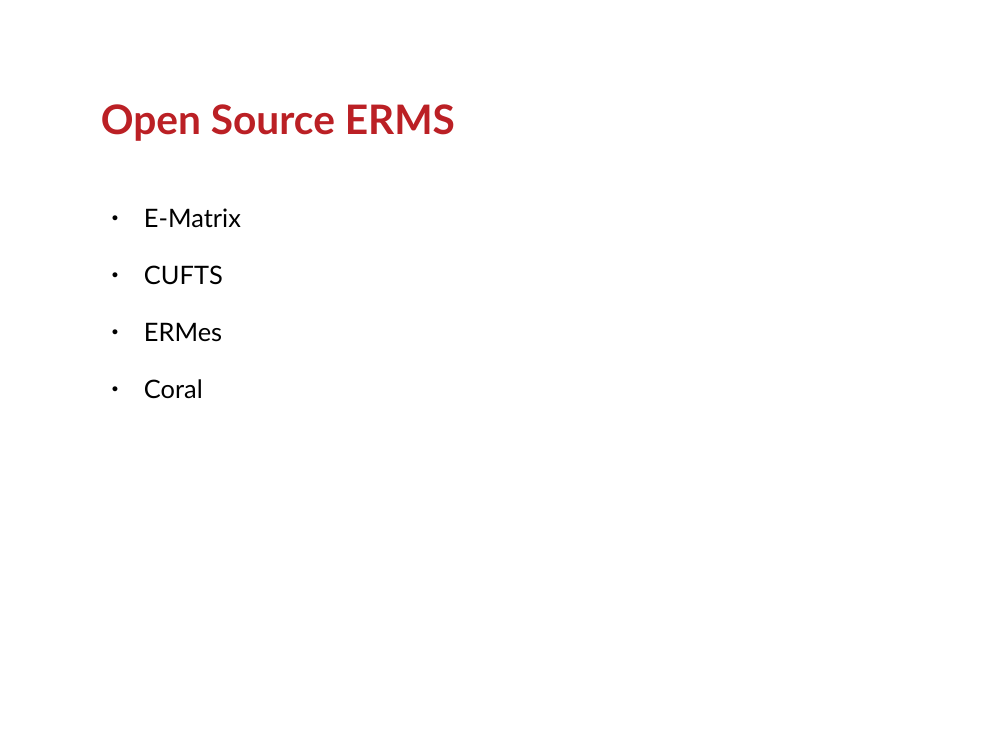
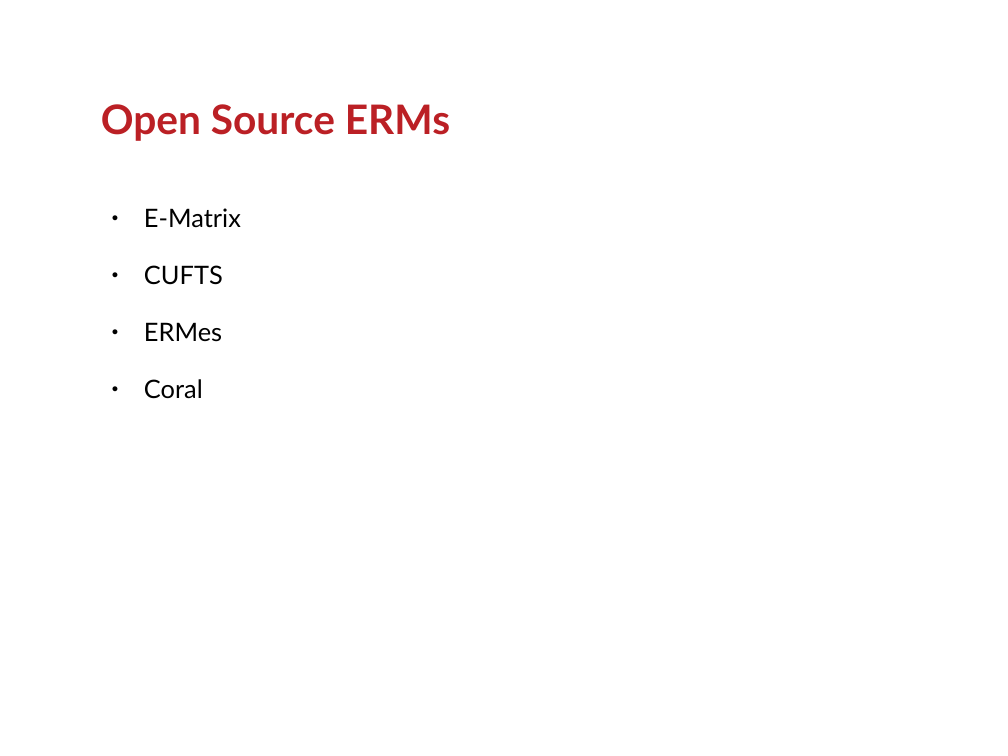
Before and after one commit to ranginui/presentation, a slide deck: slide 6 of kohaconclave/opensource_erm/erm.odp. Drawn at 1008x756 pixels with LibreOffice and Linux fonts; fonts in the diff are those of the drawing; background and template pictures are left out. Boxes give left, top, right and bottom in pixels: in the first picture for what was removed or moved away, otherwise in the second. Text is boxed around its words. In the diff, an @@ line names an element or a change of style, - is before the commit and + after.

```diff
--- a/kohaconclave/opensource_erm/erm.odp
+++ b/kohaconclave/opensource_erm/erm.odp
@@ title at (101, 104, 450, 141): text changed @@
-Open Source ERMS
+Open Source ERMs
```
Also in this commit, not shown: 1 other file.
